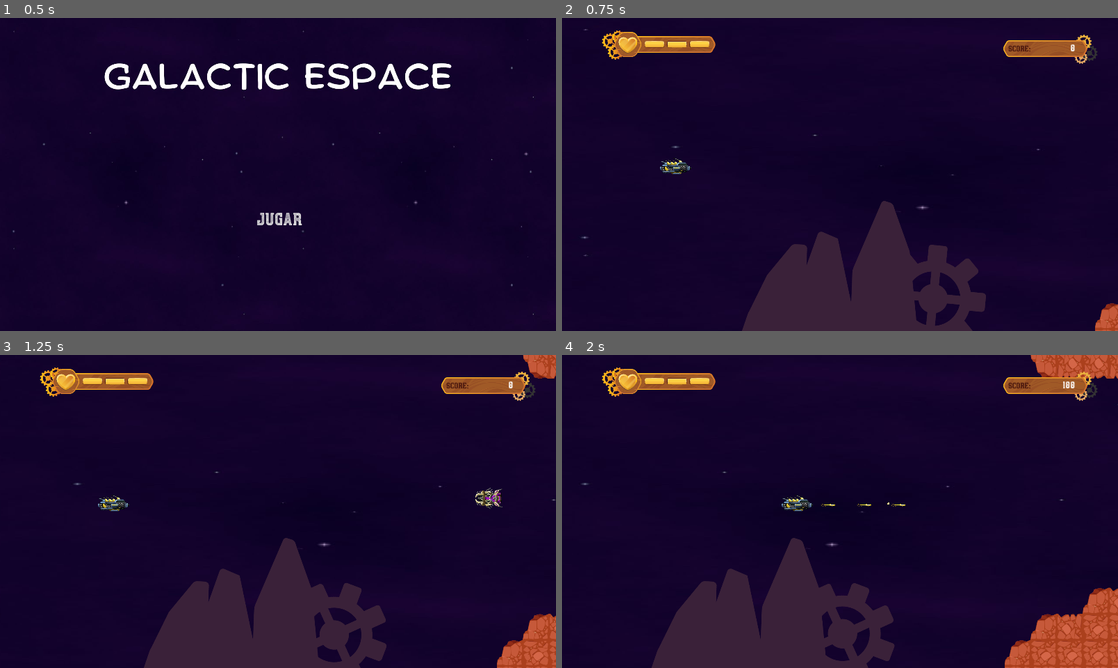
Above: before the commit, frames 1-4 (two rows, left to right).
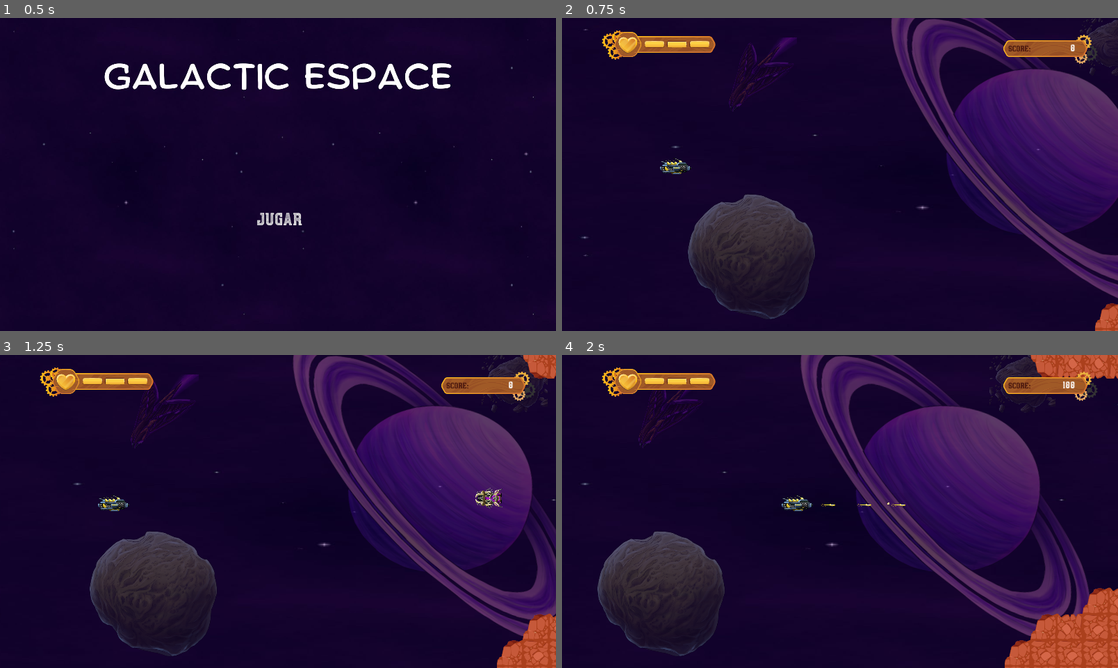
Above: after the commit, the same moments.

Repository: Jhon-Acevedo/Galactic_Escape
Game: Godot game, scene res://Scenes/PantallaPrincipal.tscn
Same seed, same stepped clock (60 frames per second), same inputs: the game is played once before the commit and once after it.
Inputs (mouse positions are in pixels of both pictures, inside the frame that each line leads up to):
- Up to frame 1 (0.5 s): no input
- Up to frame 2 (0.75 s): click "JUGAR" at 0.5 s
- Up to frame 3 (1.25 s): no input
- Up to frame 4 (2 s): move the mouse to (962, 495) at 1.27 s; press the mouse at (962, 495) at 1.28 s; hold D (move_right) from 1.28 s (still down)

Frame 1 is identical in both runs. In frame 2, 32% of the frame differs, in the area x 22-100%, y 0-100%; in frame 3, 34%; in frame 4, 34%, in the area x 6-95%, y 0-100%.

Commit message:
First Commit

Diff:
--- a/Scenes/GrupoEnemigos.tscn
+++ b/Scenes/GrupoEnemigos.tscn
@@ -22,7 +22,7 @@
 [node name="Enemigo" parent="PathFollow2D" instance=ExtResource( 1 )]
 
 [node name="PathFollow2D2" type="PathFollow2D" parent="."]
-position = Vector2( 1639.45, 274.659 )
+position = Vector2( 1639.79, 274.6 )
 rotation = 0.00660059
 offset = 100.0
 rotate = false
@@ -31,7 +31,7 @@
 [node name="Enemigo" parent="PathFollow2D2" instance=ExtResource( 1 )]
 
 [node name="PathFollow2D3" type="PathFollow2D" parent="."]
-position = Vector2( 1617.94, 372.114 )
+position = Vector2( 1618.58, 372.234 )
 rotation = 0.00660059
 offset = 200.0
 rotate = false
@@ -40,7 +40,7 @@
 [node name="Enemigo" parent="PathFollow2D3" instance=ExtResource( 1 )]
 
 [node name="PathFollow2D4" type="PathFollow2D" parent="."]
-position = Vector2( 1596.31, 470.115 )
+position = Vector2( 1597.34, 469.964 )
 rotation = 0.00660059
 offset = 300.0
 rotate = false
@@ -49,7 +49,7 @@
 [node name="Enemigo" parent="PathFollow2D4" instance=ExtResource( 1 )]
 
 [node name="PathFollow2D5" type="PathFollow2D" parent="."]
-position = Vector2( 1574.48, 569.013 )
+position = Vector2( 1576.12, 567.645 )
 rotation = 0.00660059
 offset = 400.0
 rotate = false
--- a/Scenes/Meta.tscn
+++ b/Scenes/Meta.tscn
@@ -1,42 +1,12 @@
-[gd_scene load_steps=13 format=2]
+[gd_scene load_steps=7 format=2]
 
-[ext_resource path="res://Assets/fondo/antena.png" type="Texture" id=1]
+[ext_resource path="res://MyAssets/fondo/7.png" type="Texture" id=1]
 [ext_resource path="res://Scripts/Meta.gd" type="Script" id=2]
 [ext_resource path="res://Sounds/sfx/antena_activa.ogg" type="AudioStream" id=3]
 
-[sub_resource type="AtlasTexture" id=13]
-flags = 4
-atlas = ExtResource( 1 )
-region = Rect2( 0, 0, 350, 950 )
-
-[sub_resource type="AtlasTexture" id=14]
-flags = 4
-atlas = ExtResource( 1 )
-region = Rect2( 350, 0, 350, 950 )
-
-[sub_resource type="AtlasTexture" id=15]
-flags = 4
-atlas = ExtResource( 1 )
-region = Rect2( 700, 0, 350, 950 )
-
-[sub_resource type="AtlasTexture" id=16]
-flags = 4
-atlas = ExtResource( 1 )
-region = Rect2( 1050, 0, 350, 950 )
-
-[sub_resource type="AtlasTexture" id=17]
-flags = 4
-atlas = ExtResource( 1 )
-region = Rect2( 1400, 0, 350, 950 )
-
-[sub_resource type="AtlasTexture" id=18]
-flags = 4
-atlas = ExtResource( 1 )
-region = Rect2( 1750, 0, 350, 950 )
-
 [sub_resource type="SpriteFrames" id=19]
 animations = [ {
-"frames": [ SubResource( 13 ), SubResource( 14 ), SubResource( 15 ), SubResource( 16 ), SubResource( 17 ), SubResource( 18 ) ],
+"frames": [ ExtResource( 1 ), ExtResource( 1 ), ExtResource( 1 ), ExtResource( 1 ), ExtResource( 1 ) ],
 "loop": true,
 "name": "meta",
 "speed": 15.0
@@ -122,10 +92,10 @@
 }
 
 [node name="Meta" type="AnimatedSprite"]
-modulate = Color( 0.392157, 0.392157, 0.392157, 1 )
+modulate = Color( 0.39, 0.39, 0.39, 0.54902 )
+rotation = 0.342085
 frames = SubResource( 19 )
 animation = "meta"
-frame = 3
 script = ExtResource( 2 )
 NextLevel = "res://Scenes/Nivel1.tscn"
 
--- a/Scenes/Monte.tscn
+++ b/Scenes/Monte.tscn
@@ -1,37 +1,46 @@
-[gd_scene load_steps=5 format=2]
+[gd_scene load_steps=8 format=2]
 
-[ext_resource path="res://Assets/fondo/montana.png" type="Texture" id=1]
-[ext_resource path="res://Assets/fondo/engranaje.png" type="Texture" id=2]
+[ext_resource path="res://MyAssets/fondo/13.png" type="Texture" id=1]
+[ext_resource path="res://MyAssets/fondo/10.png" type="Texture" id=2]
 [ext_resource path="res://Scripts/Monte.gd" type="Script" id=3]
+[ext_resource path="res://MyAssets/fondo/11.png" type="Texture" id=4]
+[ext_resource path="res://MyAssets/fondo/5.png" type="Texture" id=5]
 
 [sub_resource type="Animation" id=1]
 resource_name = "Engranaje"
 length = 3.0
 loop = true
-tracks/0/type = "value"
-tracks/0/path = NodePath("Engranaje:rotation_degrees")
-tracks/0/interp = 1
-tracks/0/loop_wrap = true
-tracks/0/imported = false
-tracks/0/enabled = true
-tracks/0/keys = {
-"times": PoolRealArray( 0, 3 ),
-"transitions": PoolRealArray( 1, 1 ),
-"update": 0,
-"values": [ 0.0, 360.0 ]
-}
 
-[node name="Monte" type="Node2D"]
+[sub_resource type="AtlasTexture" id=2]
+
+[node name="Stone1" type="Node2D"]
 script = ExtResource( 3 )
-
-[node name="Engranaje" type="Sprite" parent="."]
-position = Vector2( 1332, 973 )
-rotation = 1.78948
-texture = ExtResource( 2 )
-
-[node name="Montana" type="Sprite" parent="."]
-position = Vector2( 971, 875 )
-texture = ExtResource( 1 )
 
 [node name="AnimationPlayer" type="AnimationPlayer" parent="."]
 anims/Engranaje = SubResource( 1 )
+
+[node name="10" type="Sprite" parent="."]
+modulate = Color( 1, 1, 1, 0.341176 )
+use_parent_material = true
+position = Vector2( 691, 822 )
+texture = ExtResource( 2 )
+normal_map = SubResource( 2 )
+
+[node name="13" type="Sprite" parent="."]
+modulate = Color( 1, 1, 1, 0.309804 )
+position = Vector2( 1670, 464 )
+rotation = 0.109956
+scale = Vector2( 2.4598, 2.18866 )
+texture = ExtResource( 1 )
+
+[node name="11" type="Sprite" parent="."]
+modulate = Color( 1, 1, 1, 0.211765 )
+position = Vector2( 1948, 90 )
+scale = Vector2( 0.447266, 0.417969 )
+texture = ExtResource( 4 )
+
+[node name="5" type="Sprite" parent="."]
+modulate = Color( 1, 1, 1, 0.235294 )
+position = Vector2( 728.5, 207 )
+scale = Vector2( 0.498047, 0.566406 )
+texture = ExtResource( 5 )
--- a/Scenes/Nivel1.tscn
+++ b/Scenes/Nivel1.tscn
@@ -212,6 +212,7 @@
 
 [node name="Meta" parent="." instance=ExtResource( 14 )]
 position = Vector2( 12664, 685 )
+frame = 0
 NextLevel = "res://Scenes/Nivel2.tscn"
 
 [node name="TileMap" type="TileMap" parent="."]
@@ -221,7 +222,9 @@
 format = 1
 tile_data = PoolIntArray( -130974, 0, 0, -130973, 0, 1, -130972, 0, 1, -130971, 0, 1, -130970, 0, 1, -130969, 0, 1, -13 …(5367 unchanged characters)…
 
-[node name="Monte" parent="." instance=ExtResource( 6 )]
+[node name="stone" parent="." instance=ExtResource( 6 )]
+show_behind_parent = true
+position = Vector2( 4, 13 )
 
 [node name="Monte2" parent="." instance=ExtResource( 6 )]
 position = Vector2( 5748, 16 )
Binary file added: MyAssets/fondo/1.png
Not shown, added: MyAssets/fondo/1.png.import
Binary file added: MyAssets/fondo/10.png
Not shown, added: MyAssets/fondo/10.png.import
Binary file added: MyAssets/fondo/11.png
Not shown, added: MyAssets/fondo/11.png.import
Binary file added: MyAssets/fondo/12.png
Not shown, added: MyAssets/fondo/12.png.import
Binary file added: MyAssets/fondo/13.png
Not shown, added: MyAssets/fondo/13.png.import
Binary file added: MyAssets/fondo/14.png
Not shown, added: MyAssets/fondo/14.png.import
(and 30 more such lines)
